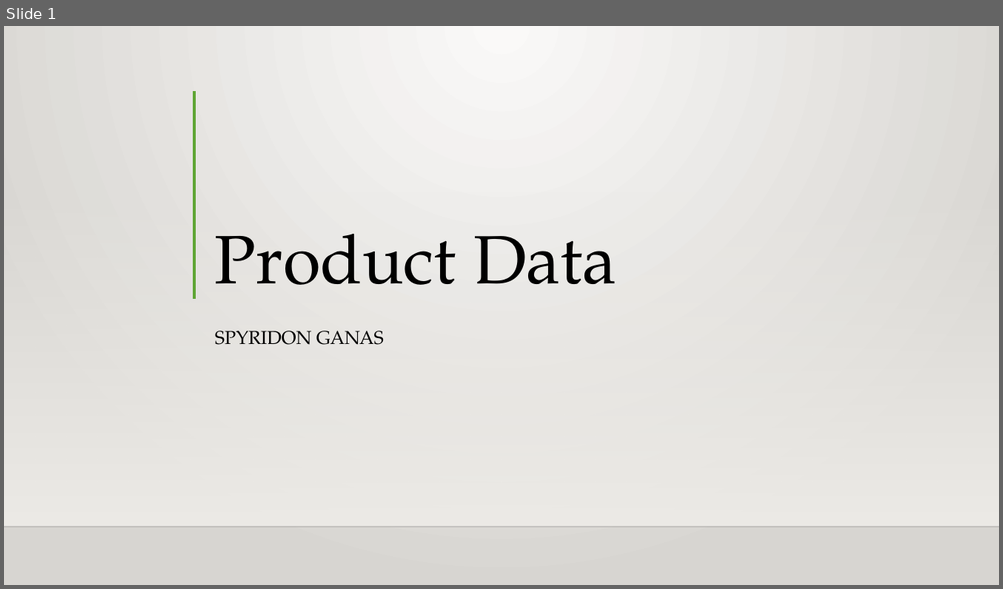
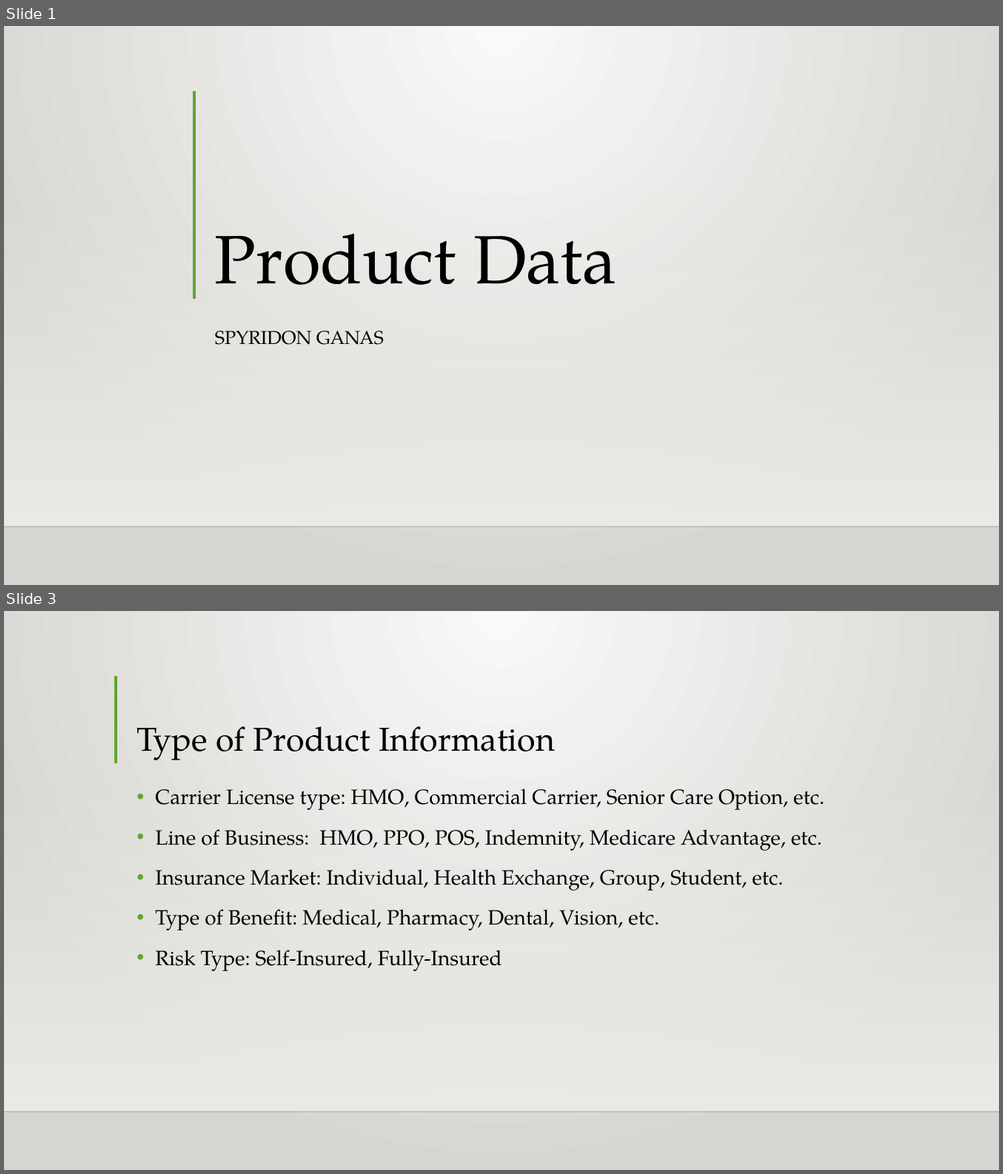
Before and after one commit to Intro-to-APCD/Intro-to-APCD.github.io, a slide deck: PowerPoints/Phase 2 - Overview/005 An Overview of Product Data.pptx. Shown one above the other, each under a label of ours: slide 1 before the commit, slides 1 and 3 after it; the slides between them are not shown. The pictures are 1003x589 and 1003x1174 pixels, drawn with LibreOffice and Linux fonts; fonts in the diff are those of the drawing; background and template pictures are left out. Boxes give left, top, right and bottom in pixels: in the first picture for what was removed or moved away, otherwise in the second. Text is boxed around its words. In the diff, an @@ line names an element or a change of style, - is before the commit and + after.

Commit message:
completed the product powerpoint slides

```diff
--- a/PowerPoints/Phase 2 - Overview/005 An Overview of Product Data.pptx
+++ b/PowerPoints/Phase 2 - Overview/005 An Overview of Product Data.pptx
@@ slide 3 added at bbox=[4, 611, 999, 1170], background gradient #FAFAF9 to #D7D5D2; not listed: 2 template elements that a slide beside it also shows @@
@@ line added from (116, 676) to (116, 763), #5FA534 3 pt @@
@@ title added at bbox=[136, 726, 555, 760], 32 pt, text #000000 @@
+Type of Product Information
@@ text added at bbox=[155, 789, 824, 971], 20 pt, text #000000 @@
+• Carrier License type: HMO, Commercial Carrier, Senior Care Option, etc.
+• Line of Business: HMO, PPO, POS, Indemnity, Medicare Advantage, etc.
+• Insurance Market: Individual, Health Exchange, Group, Student, etc.
+• Type of Benefit: Medical, Pharmacy, Dental, Vision, etc.
+• Risk Type: Self-Insured, Fully-Insured
```
Also in this commit, not shown: 3 other slides added, 4 slides removed.
